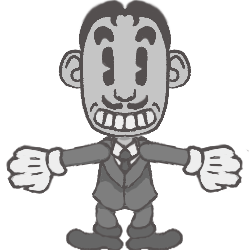
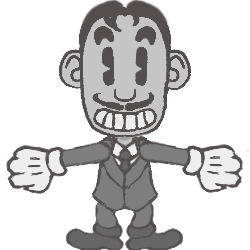
Before/after of a (250, 250) layered artwork. What changed in the layer stack:
painted on "Head" over [79, 7, 185, 130]
painted on "Torso" over [98, 167, 156, 208]
painted on "Left Leg" over [97, 200, 113, 214]
painted on "Right Leg" over [136, 204, 151, 214]
